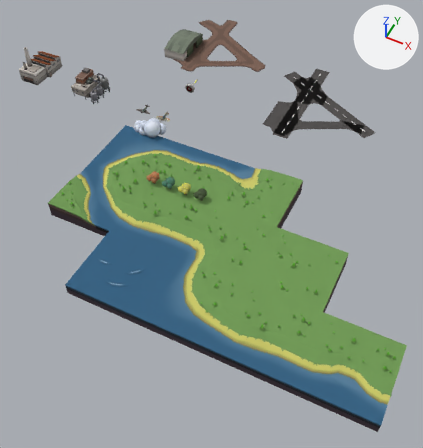
One commit to the glTF model assets/meshes.glb: the scene before it, then after it.
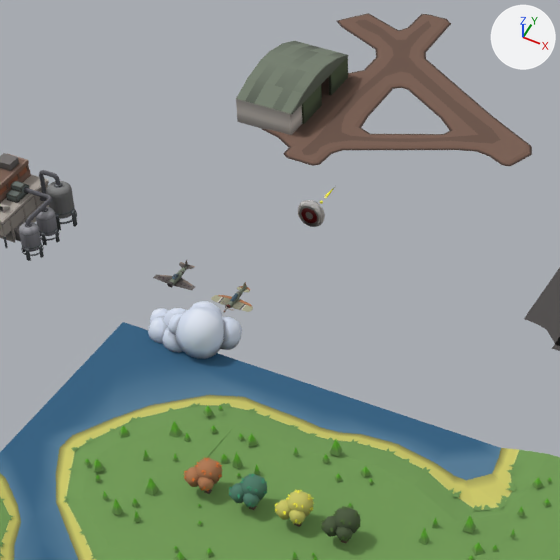
Old and new are each drawn whole from a 50 mm camera at (32.4, -48.2, 46.9) aimed at (11.0, -5.5, -6.5) and again close up on the part from 20% to 65% of the width and 3% to 46% of the height. The lights are fixed; the arrows at upper right show +X, +Y and +Z. Where no turn or scale is listed for an object, it has been applied to the vertices.

Objects in the first close-up: 'Plane.001', 'Plane.003', 'Plane.004', 'cloud.001', 'fighter-plane-1', 'fighter-plane-2', 'leaftree-1.001', 'leaftree-1.002', 'refinery-1', 't-ggwg-1.001', 't-gwgw-1', 't-gwwg-1', 't-gwwg-1.001', 't-gwww-2'.
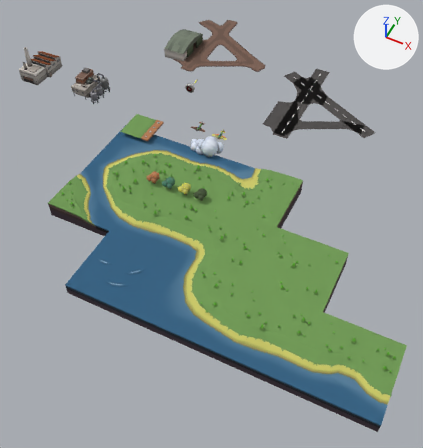
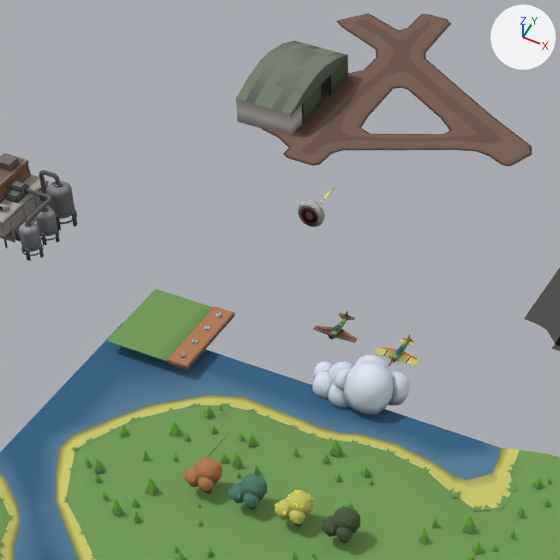
The change in detail:
Mesh me_ui_border is new.
It has 416 vertices, 806 faces and spans x -3.5..0.5, y -2.0..2.0, z -0.1..0.19.
It uses material mat_material (picture img_palette).
Object 'fighter-plane-1' (ob_fighter_plane_1) moves from (0.03, 3.0, 0.0) to (8.03, 3.0, 0.0).
Object 'fighter-plane-2' (ob_fighter_plane_2) moves from (-3.0, 3.0, 0.0) to (5.0, 3.0, 0.0).
Object 'cloud.001' (ob_cloud_001) moves from (0.0, 0.0, 0.0) to (8.0, 0.0, 0.0).
Object 'ui-border' (ob_ui_border) is new; it shows me_ui_border.
Its location is (0.0, 0.0, 0.0).

Changed parts and their boxes [x1, y1, x2, y2] in the close-ups (560 x 560 px):
'cloud.001', moved
    before: [148, 301, 242, 359]
    after: [313, 355, 410, 415]
'ui-border', added
    after: [107, 289, 235, 370]
'fighter-plane-1', moved
    before: [211, 282, 253, 312]
    after: [375, 334, 419, 366]
'fighter-plane-2', moved
    before: [153, 260, 195, 290]
    after: [313, 310, 357, 343]
